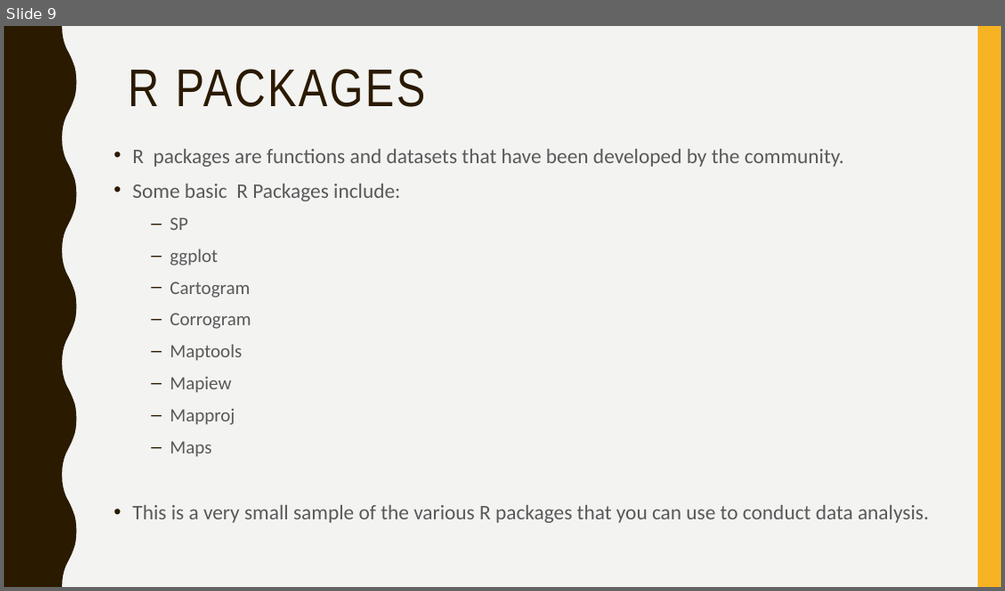
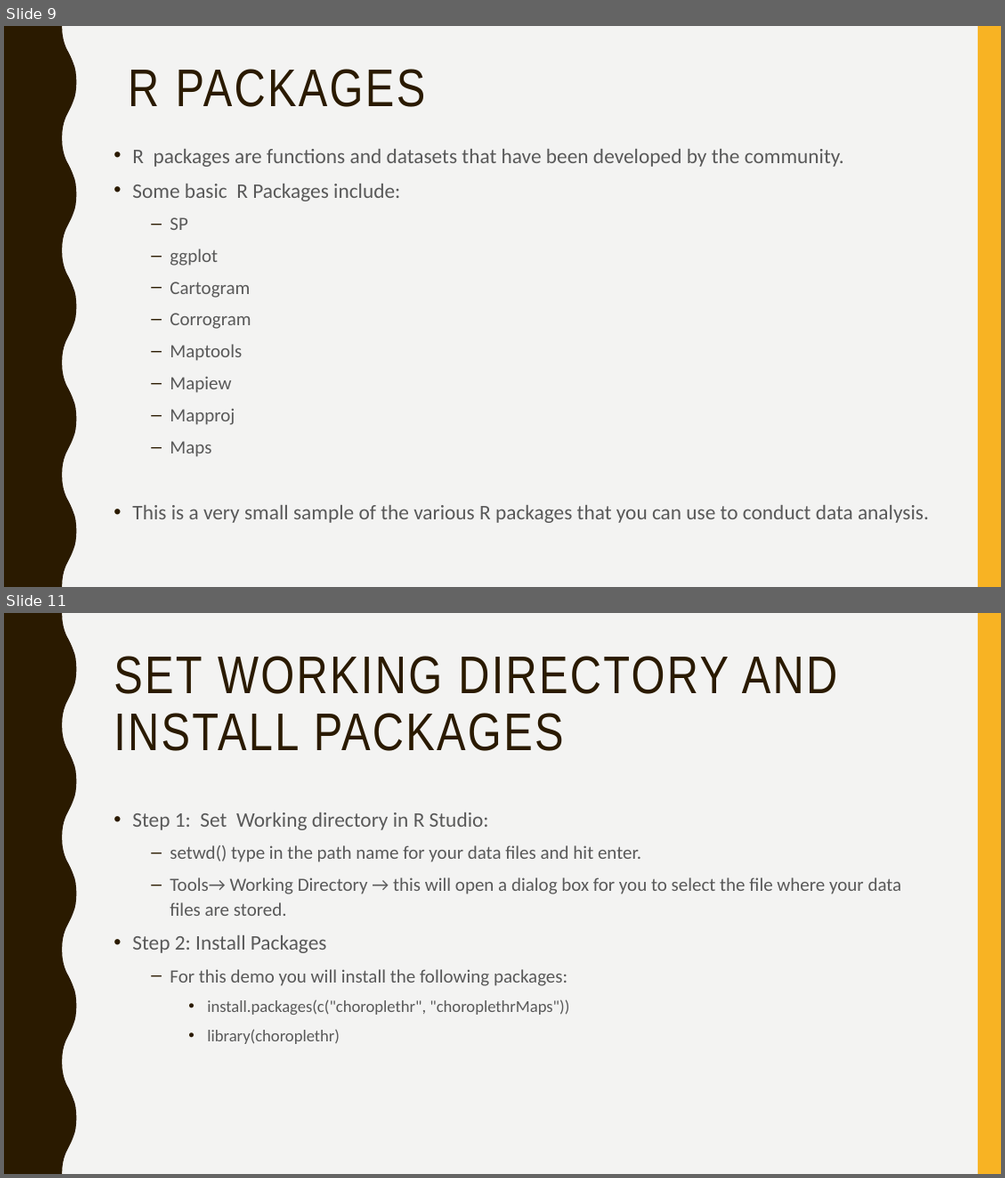
Before and after one commit to rsteve388/Maptime-Introduction-to-R-, a slide deck: Introduction to R and R studio.pptx. Shown one above the other, each under a label of ours: slide 9 before the commit, slides 9 and 11 after it; the slides between them are not shown. The pictures are 1005x591 and 1005x1178 pixels, drawn with LibreOffice and Linux fonts; fonts in the diff are those of the drawing. Boxes give left, top, right and bottom in pixels: in the first picture for what was removed or moved away, otherwise in the second. Text is boxed around its words. In the diff, an @@ line names an element or a change of style, - is before the commit and + after.

```diff
--- a/Introduction to R and R studio.pptx
+++ b/Introduction to R and R studio.pptx
@@ slide 11 added at [4, 613, 1001, 1174], background #F3F3F2; not listed: 2 template elements that a slide beside it also shows @@
@@ title added at [113, 656, 837, 751], 51 pt, text #2A1A00 @@
+SET WORKING DIRECTORY AND INSTALL PACKAGES
@@ text added at [132, 812, 902, 1044], 18 pt, text #595959 @@
+• Step 1: Set Working directory in R Studio:
+  – setwd() type in the path name for your data files and hit enter.
+  – Tools→ Working Directory → this will open a dialog box for you to select the file where your data files are stored.
+• Step 2: Install Packages
+  – For this demo you will install the following packages:
+    • install.packages(c("choroplethr", "choroplethrMaps"))
+    • library(choroplethr)
```
Also in this commit, not shown: 1 slide changed, 3 other slides added.
